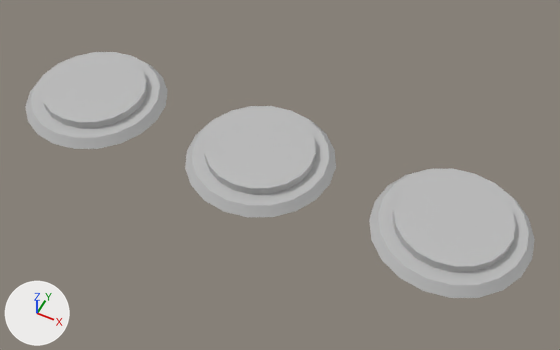
Renders of the FBX model Project customer/Assets/Models/Assets/Assets/pedestal.fbx from each side of a commit.
Both versions are drawn from a 50 mm lens placed at (3.46, -1.7, 11.68), pointed at (0.33, 4.56, 3.86). The axes (+X, +Y, +Z) are drawn at lower left. The lights are the same throughout. Where no turn or scale is listed for an object, it has been applied to the vertices.
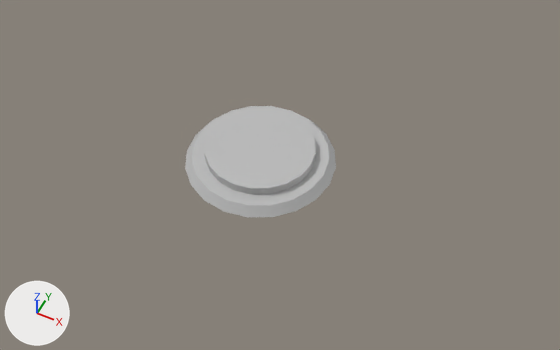
Commit message: fixed pedestal

Diff of the bpy script that builds the scene:
```diff
--- a/Project customer/Assets/Models/Assets/Assets/pedestal.fbx.py
+++ b/Project customer/Assets/Models/Assets/Assets/pedestal.fbx.py
@@ ob_pcylinder13 @@
-ob_pcylinder13 = bpy.data.objects.new('pCylinder13', me_mesh_001)
-ob_pcylinder13.location = (-2.695, 4.632, 4.049)
@@ ob_pcylinder14 @@
-ob_pcylinder14 = bpy.data.objects.new('pCylinder14', me_mesh_002)
-ob_pcylinder14.location = (2.695, 4.632, 4.049)
```

Boxes (x1, y1, x2, y2) around the edits, measured in the pictures (560 x 350 px):
'pCylinder14', deleted
    before: (369, 169, 535, 298)
'pCylinder13', deleted
    before: (25, 52, 168, 149)
